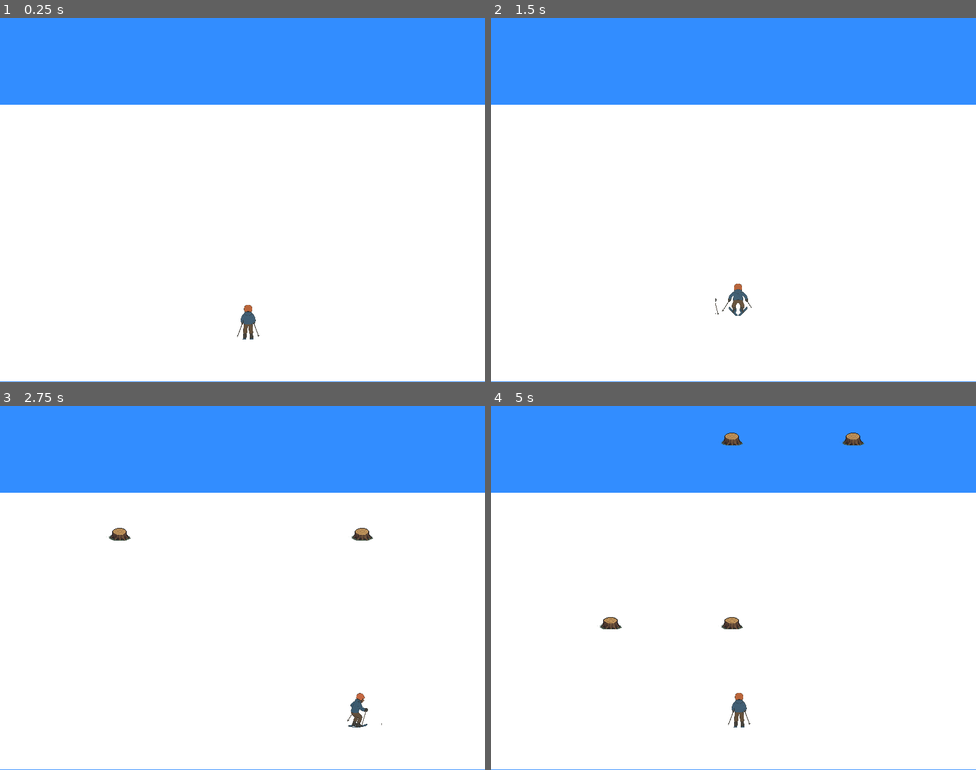
Above: before the commit, frames 1-4 (two rows, left to right).
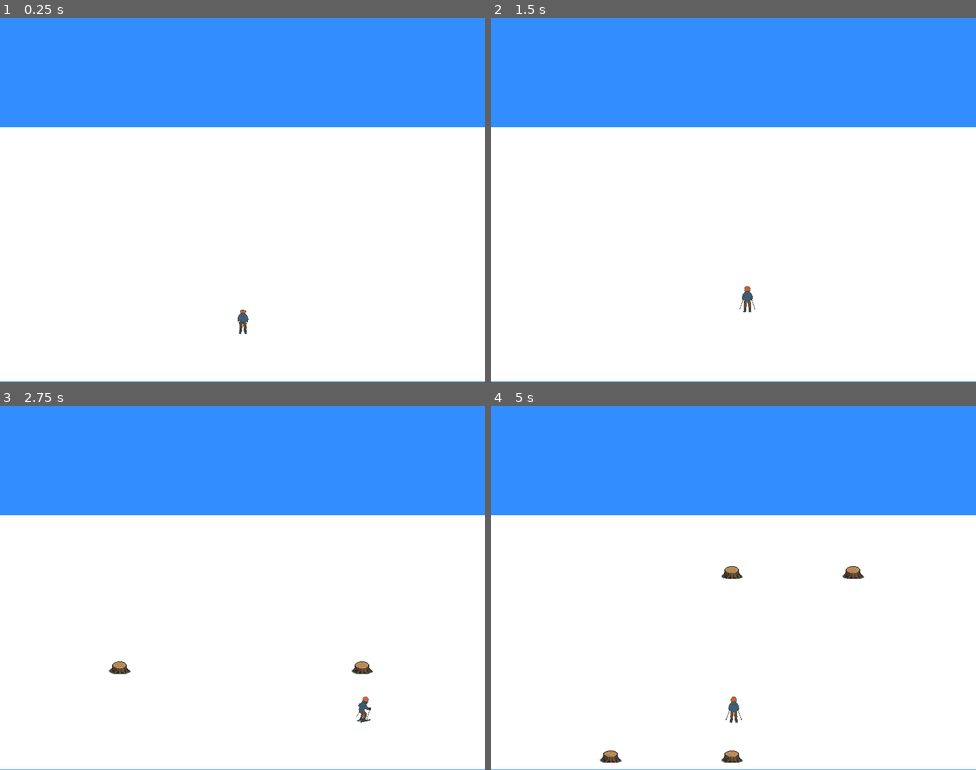
Above: after the commit, the same moments.

Repository: sattua/Xgame
Game: Godot game, scene res://main.tscn
Same seed, same stepped clock (60 frames per second), same inputs: the game is played once before the commit and once after it.
Inputs:
- Up to frame 1 (0.25 s): no input
- Up to frame 2 (1.5 s): hold D (move_right) 0.53-1.28 s; hold Up (jump) 0.53-1.28 s; hold Left (move_left) from 1.28 s (still down); tap Up (jump) at 1.35 s
- Up to frame 3 (2.75 s): tap Up (jump) at 1.52, 1.82 s; release Left (move_left) at 2.03 s; hold D (move_right) from 2.03 s (still down); hold Up (jump) from 2.03 s (still down)
- Up to frame 4 (5 s): release Up (jump) at 2.78 s; tap Up (jump) at 2.85, 3.02, 3.32, 4.35, 4.52, 4.82 s; release D (move_right) at 3.53 s; hold Up (jump) 3.53-4.28 s; hold Left (move_left) from 3.53 s (still down)

The runs differ from the first frame. In frame 1, 6.4% of the frame differs, in the area x 0-100%, y 23-89%; in frame 2, 6.4%; in frame 3, 6.9%; in frame 4, 7.3%, in the area x 0-100%, y 7-98%.

Commit message:
animated sprites

Diff:
--- a/Main.gd
+++ b/Main.gd
@@ -6,7 +6,7 @@
 
 const LANE_POSITIONS = [200.0, 400.0, 600.0]  # Used for obstacle spawning
 const OBSTACLE_SPAWN_INTERVAL := 1.5
-const COLLISION_DISTANCE := 40.0
+const COLLISION_DISTANCE := 20.0
 const DIFFICULTY := 3; # add to rules: difficulty 1 easy, 2 mid, 3 hard
 var spawn_timer := 0.0
 var is_game_over := false
@@ -37,7 +37,8 @@
 
 	# Collision detection
 	for obstacle in ObstacleContainer.get_children():
-		if obstacle.position.distance_to(Skier.position) < COLLISION_DISTANCE:
+		var obstacle_pos = obstacle.position + Vector2(0, 220)
+		if obstacle_pos.distance_to(Skier.position) < COLLISION_DISTANCE:
 			if not Skier.is_jumping:
 				game_over()
 
--- a/Obstacle.tscn
+++ b/Obstacle.tscn
@@ -7,6 +7,7 @@
 script = ExtResource("1_qaun2")
 
 [node name="Sprite2D" type="Sprite2D" parent="."]
+position = Vector2(0, 220)
 scale = Vector2(0.1, 0.1)
 texture = ExtResource("1_nfn2k")
 region_enabled = true
--- a/Skier.gd
+++ b/Skier.gd
@@ -1,20 +1,31 @@
-extends Sprite2D
+extends AnimatedSprite2D
 
 const LANE_POSITIONS = [200.0, 400.0, 600.0]
 const JUMP_HEIGHT = 50.0
 const JUMP_DURATION = 0.5
+const MOVE_SPEED = 400.0
 
 var lane := 1
 var is_jumping := false
 var jump_time := 0.0
 var start_y := 0.0
+var target_x := 0.0
 
 func _ready():
 	start_y = position.y
-	position.x = LANE_POSITIONS[lane]
+	target_x = LANE_POSITIONS[lane]
+	position.x = target_x
 	update_sprite_pose()
+	play()  # Inicia animación
 
 func _process(delta):
+	# Movimiento suave horizontal
+	if abs(position.x - target_x) > 1.0:
+		position.x = lerp(position.x, target_x, delta * 10.0)
+	else:
+		position.x = target_x
+
+	# Salto vertical
 	if is_jumping:
 		jump_time += delta
 		var t = jump_time / JUMP_DURATION
@@ -28,13 +39,13 @@
 func move_left():
 	if lane > 0:
 		lane -= 1
-		position.x = LANE_POSITIONS[lane]
+		target_x = LANE_POSITIONS[lane]
 		update_sprite_pose()
 
 func move_right():
 	if lane < 2:
 		lane += 1
-		position.x = LANE_POSITIONS[lane]
+		target_x = LANE_POSITIONS[lane]
 		update_sprite_pose()
 
 func jump():
@@ -44,17 +55,18 @@
 		update_sprite_pose()
 
 func update_sprite_pose():
-	var region := Rect2()
+	var pose = ""
+	if is_jumping:
+		pose = "jump_"
+	else:
+		pose = "ski_"
 
-	if is_jumping:
-		match lane:
-			0: region = Rect2(0, 620, 600, 600)   # jump left
-			1: region = Rect2(980, 620, 600, 600) # jump center
-			2: region = Rect2(600, 620, 600, 600) # jump right
-	else:
-		match lane:
-			0: region = Rect2(0, 0, 600, 600)     # move left
-			1: region = Rect2(980, 0, 600, 600)   # move center
-			2: region = Rect2(600, 0, 600, 600)   # move right
+	match lane:
+		0:
+			animation = pose + "left"
+		1:
+			animation = pose + "center"
+		2:
+			animation = pose + "right"
 
-	self.region_rect = region
+	play()
--- a/main.tscn
+++ b/main.tscn
@@ -1,8 +1,146 @@
-[gd_scene load_steps=4 format=3 uid="uid://cd8rifdbfae7w"]
+[gd_scene load_steps=20 format=3 uid="uid://cd8rifdbfae7w"]
 
 [ext_resource type="Script" uid="uid://ovjf520bwdop" path="res://Main.gd" id="1_h2yge"]
-[ext_resource type="Texture2D" uid="uid://ha3vc27caxhm" path="res://sprite.png" id="1_ig7tw"]
+[ext_resource type="Texture2D" uid="uid://ha3vc27caxhm" path="res://sprite.png" id="2_h2yge"]
 [ext_resource type="Script" uid="uid://bxe8nwluwnkas" path="res://Skier.gd" id="3_1bvp3"]
+
+[sub_resource type="AtlasTexture" id="AtlasTexture_h2yge"]
+atlas = ExtResource("2_h2yge")
+region = Rect2(0, 926, 320, 445)
+
+[sub_resource type="AtlasTexture" id="AtlasTexture_1bvp3"]
+atlas = ExtResource("2_h2yge")
+region = Rect2(766, 926, 320, 445)
+
+[sub_resource type="AtlasTexture" id="AtlasTexture_lquwl"]
+atlas = ExtResource("2_h2yge")
+region = Rect2(383, 926, 320, 445)
+
+[sub_resource type="AtlasTexture" id="AtlasTexture_7mycd"]
+atlas = ExtResource("2_h2yge")
+region = Rect2(0, 0, 320, 445)
+
+[sub_resource type="AtlasTexture" id="AtlasTexture_272bh"]
+atlas = ExtResource("2_h2yge")
+region = Rect2(766, 0, 320, 445)
+
+[sub_resource type="AtlasTexture" id="AtlasTexture_5vw27"]
+atlas = ExtResource("2_h2yge")
+region = Rect2(383, 0, 320, 445)
+
+[sub_resource type="AtlasTexture" id="AtlasTexture_kek77"]
+atlas = ExtResource("2_h2yge")
+region = Rect2(0, 463, 320, 445)
+
+[sub_resource type="AtlasTexture" id="AtlasTexture_4c57u"]
+atlas = ExtResource("2_h2yge")
+region = Rect2(766, 463, 320, 445)
+
+[sub_resource type="AtlasTexture" id="AtlasTexture_efxa6"]
+atlas = ExtResource("2_h2yge")
+region = Rect2(383, 463, 320, 445)
+
+[sub_resource type="AtlasTexture" id="AtlasTexture_dg77c"]
+atlas = ExtResource("2_h2yge")
+region = Rect2(0, 926, 320, 445)
+
+[sub_resource type="AtlasTexture" id="AtlasTexture_ycdy4"]
+atlas = ExtResource("2_h2yge")
+region = Rect2(383, 926, 320, 445)
+
+[sub_resource type="AtlasTexture" id="AtlasTexture_w48qg"]
+atlas = ExtResource("2_h2yge")
+region = Rect2(0, 0, 320, 445)
+
+[sub_resource type="AtlasTexture" id="AtlasTexture_vivmo"]
+atlas = ExtResource("2_h2yge")
+region = Rect2(383, 0, 320, 445)
+
+[sub_resource type="AtlasTexture" id="AtlasTexture_2cqfq"]
+atlas = ExtResource("2_h2yge")
+region = Rect2(0, 463, 320, 445)
+
+[sub_resource type="AtlasTexture" id="AtlasTexture_yaehf"]
+atlas = ExtResource("2_h2yge")
+region = Rect2(383, 463, 320, 445)
+
+[sub_resource type="SpriteFrames" id="SpriteFrames_0xm2m"]
+animations = [{
+"frames": [{
+"duration": 1.0,
+"texture": SubResource("AtlasTexture_h2yge")
+}, {
+"duration": 1.0,
+"texture": SubResource("AtlasTexture_1bvp3")
+}, {
+"duration": 1.0,
+"texture": SubResource("AtlasTexture_lquwl")
+}],
+"loop": true,
+"name": &"jump_center",
+"speed": 5.0
+}, {
+"frames": [{
+"duration": 1.0,
+"texture": SubResource("AtlasTexture_7mycd")
+}, {
+"duration": 1.0,
+"texture": SubResource("AtlasTexture_272bh")
+}, {
+"duration": 1.0,
+"texture": SubResource("AtlasTexture_5vw27")
+}],
+"loop": true,
+"name": &"jump_left",
+"speed": 5.0
+}, {
+"frames": [{
+"duration": 1.0,
+"texture": SubResource("AtlasTexture_kek77")
+}, {
+"duration": 1.0,
+"texture": SubResource("AtlasTexture_4c57u")
+}, {
+"duration": 1.0,
+"texture": SubResource("AtlasTexture_efxa6")
+}],
+"loop": true,
+"name": &"jump_right",
+"speed": 5.0
+}, {
+"frames": [{
+"duration": 1.0,
+"texture": SubResource("AtlasTexture_dg77c")
+}, {
+"duration": 1.0,
+"texture": SubResource("AtlasTexture_ycdy4")
+}],
+"loop": true,
+"name": &"ski_center",
+"speed": 5.0
+}, {
+"frames": [{
+"duration": 1.0,
+"texture": SubResource("AtlasTexture_w48qg")
+}, {
+"duration": 1.0,
+"texture": SubResource("AtlasTexture_vivmo")
+}],
+"loop": true,
+"name": &"ski_left",
+"speed": 5.0
+}, {
+"frames": [{
+"duration": 1.0,
+"texture": SubResource("AtlasTexture_2cqfq")
+}, {
+"duration": 1.0,
+"texture": SubResource("AtlasTexture_yaehf")
+}],
+"loop": true,
+"name": &"ski_right",
+"speed": 5.0
+}]
 
 [node name="Main" type="Node2D"]
 script = ExtResource("1_h2yge")
@@ -14,16 +152,15 @@
 color = Color(0.196078, 0.552941, 1, 1)
 
 [node name="Floor" type="ColorRect" parent="."]
-offset_top = 143.0
+offset_top = 180.0
 offset_right = 800.0
 offset_bottom = 599.0
 
-[node name="Skier" type="Sprite2D" parent="."]
+[node name="Skier" type="AnimatedSprite2D" parent="."]
 position = Vector2(400, 500)
 scale = Vector2(0.1, 0.1)
-texture = ExtResource("1_ig7tw")
-region_enabled = true
-region_rect = Rect2(980, 0, 600, 600)
+sprite_frames = SubResource("SpriteFrames_0xm2m")
+animation = &"jump_center"
 script = ExtResource("3_1bvp3")
 
 [node name="ObstacleContainer" type="Node2D" parent="."]
Binary file changed: sprite.png
